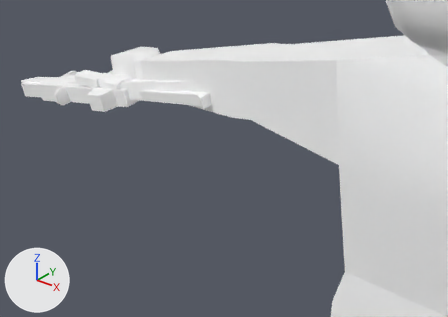
The glTF model assets/models/exports/Agent.gltf, before and after one commit.
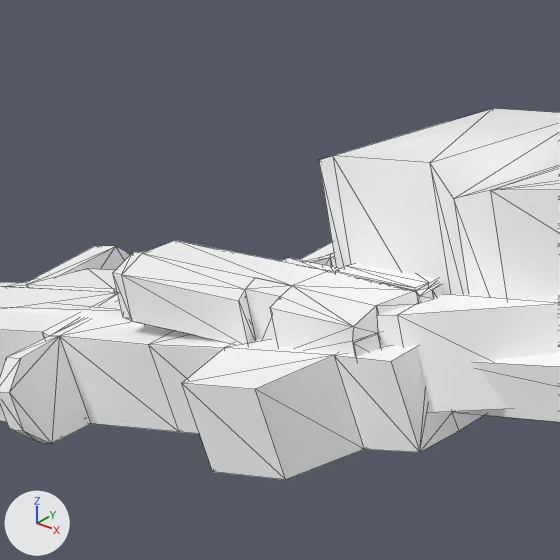
Old and new are each drawn from a 50 mm lens placed at (0.165, -0.579, 1.008), pointed at (-0.347, 0.061, 0.611) and again close up on the part from 12% to 34% of the width and 9% to 40% of the height. Every picture has the same lights, and +X, +Y and +Z are marked at lower left. The close-ups show mesh edges as thin lines. Where no turn or scale is listed for an object, it has been applied to the vertices.

Objects in the first close-up: 'Mesh', 'Pistol', 'Rifle', 'Shotgun'.
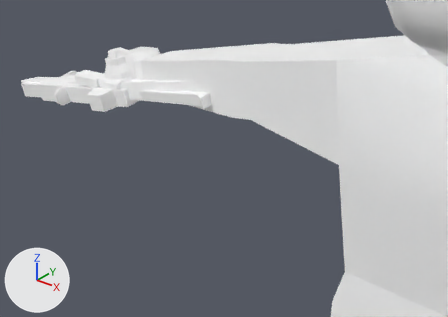
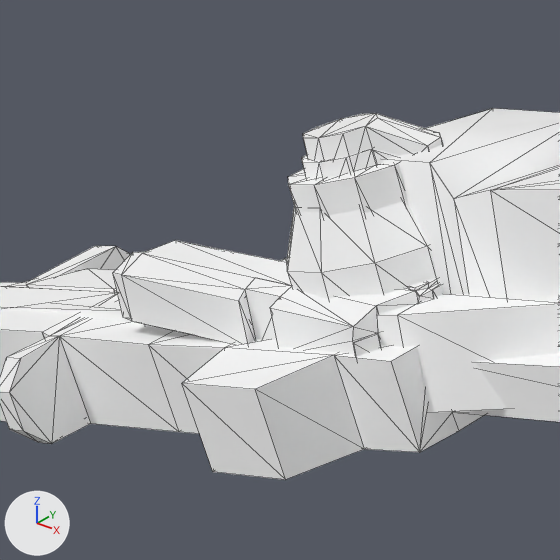
Commit message: two grenade models

Pixel boxes (x1, y1, x2, y2) of what changed, in the close-ups (560 x 560 px):
'GrenadeFrag', added: after (287, 149, 437, 299)
'GrenadeSmoke', added: after (288, 113, 443, 216)

Edits to the bpy script that builds the scene:
```text
Add me_cube_003:
    me_cube_003.from_pydata(...)  # 140 vertices, 272 faces; spans x -0.0226..0.0226, y -0.0191..0.0227, z -0.0304..0.0391
    # faces by material slot: [136, 136]
    me_cube_003.materials.append(mat_weaponsolids)  # picture img_palettething
    me_cube_003.materials.append(mat_solidifyoutline)  # white #ffffff
Add me_cube_005:
    me_cube_005.from_pydata(...)  # 180 vertices, 352 faces; spans x -0.0246..0.0244, y -0.0234..0.0312, z -0.0298..0.0335
    # faces by material slot: [176, 176]
    me_cube_005.materials.append(mat_weaponsolids)  # picture img_palettething
    me_cube_005.materials.append(mat_solidifyoutline)  # white #ffffff
Add ob_grenadesmoke:
    ob_grenadesmoke = bpy.data.objects.new('GrenadeSmoke', me_cube_003)
    ob_grenadesmoke.location = (-0.4971, 0.0086, 0.7217)
Add ob_grenadefrag:
    ob_grenadefrag = bpy.data.objects.new('GrenadeFrag', me_cube_005)
    ob_grenadefrag.location = (-0.4971, 0.0086, 0.7217)
```
